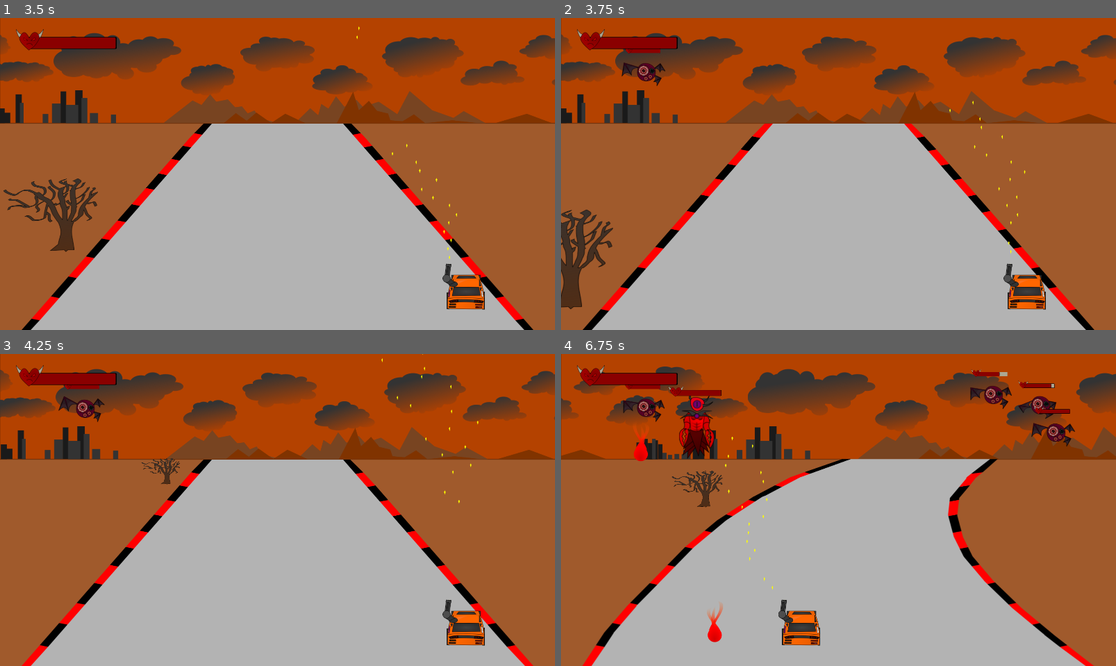
Above: before the commit, frames 1-4 (two rows, left to right).
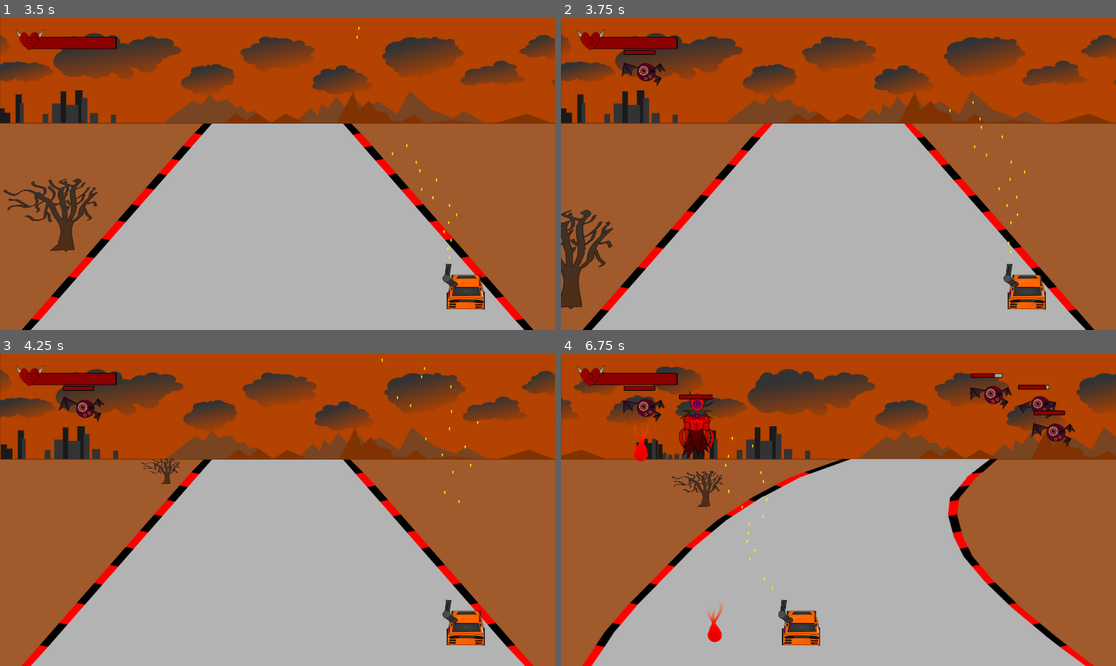
Above: after the commit, the same moments.

Repository: adambraude/LD47
Game: Godot game, scene res://test scene.tscn
Two runs of this game, one before a commit and one after it. Both use one fixed random seed, a clock stepped at 60 frames per second and the inputs below. The engine's default icon, where the game draws it, is replaced by a stand-in: a white triangle on a blue panel in a dark square.
Inputs:
- Up to frame 1 (3.5 s): click "Play" at 0.5 s; hold Right (ui_right) 1.28-2.03 s; hold Space (shoot) 1.28-2.03 s; hold Down (ui_down) 2.03-2.78 s; tap Space (shoot) at 2.1 s; hold Right (ui_right) from 2.78 s (still down); hold Space (shoot) from 2.78 s (still down)
- Up to frame 2 (3.75 s): release Right (ui_right) at 3.53 s; release Space (shoot) at 3.53 s; hold Up (ui_up) from 3.53 s (still down); tap Space (shoot) at 3.6 s
- Up to frame 3 (4.25 s): keep holding Up (ui_up)
- Up to frame 4 (6.75 s): release Up (ui_up) at 4.28 s; hold Space (shoot) 4.28-5.03 s; hold Left (ui_left) 4.28-5.78 s; tap Space (shoot) at 5.1, 6.6 s; hold Down (ui_down) 5.78-6.53 s; hold Space (shoot) 5.78-6.53 s; hold Right (ui_right) from 6.53 s (still down)

Frame 1 is identical in both runs. In frame 2, less than 0.1% of the frame differs, in the area x 11-18%, y 9-12%; in frame 3, less than 0.1%; in frame 4, 0.7%, in the area x 11-92%, y 4-20%.

Commit message:
Asset changes

Diff:
--- a/BatEnemy.tscn
+++ b/BatEnemy.tscn
@@ -40,7 +40,7 @@
 [ext_resource path="res://assets/Armature_felbat_flap_attack_17.png" type="Texture" id=38]
 [ext_resource path="res://assets/Armature_felbat_flap_attack_15.png" type="Texture" id=39]
 [ext_resource path="res://Fireball.tscn" type="PackedScene" id=40]
-[ext_resource path="res://HealthBar.tscn" type="PackedScene" id=41]
+[ext_resource path="res://EnemyHealthBar.tscn" type="PackedScene" id=41]
 [ext_resource path="res://Health.tscn" type="PackedScene" id=42]
 
 [sub_resource type="SpriteFrames" id=1]
@@ -115,13 +115,11 @@
 max_amount = 20
 
 [node name="ProgressBar" parent="." instance=ExtResource( 41 )]
-margin_left = -41.8871
-margin_top = -80.47
-margin_right = 263.113
-margin_bottom = -39.47
-rect_scale = Vector2( 0.360001, 0.360001 )
+margin_left = -57.5997
+margin_top = -74.8811
+margin_right = 50.4003
+margin_bottom = -59.8811
 [connection signal="area_shape_entered" from="." to="." method="_on_BatEnemy_area_shape_entered"]
 [connection signal="animation_finished" from="AnimatedSprite" to="." method="_on_AnimatedSprite_animation_finished"]
-[connection signal="changed" from="Health" to="ProgressBar" method="set_value"]
 [connection signal="depleted" from="Health" to="." method="_on_Health_depleted"]
 [connection signal="max_changed" from="Health" to="." method="set_max"]
--- a/CrabEnemy.tscn
+++ b/CrabEnemy.tscn
@@ -62,7 +62,7 @@
 [ext_resource path="res://assets/Crab_spell_38.png" type="Texture" id=60]
 [ext_resource path="res://CrabEnemy.gd" type="Script" id=61]
 [ext_resource path="res://Fireball.tscn" type="PackedScene" id=62]
-[ext_resource path="res://HealthBar.tscn" type="PackedScene" id=63]
+[ext_resource path="res://EnemyHealthBar.tscn" type="PackedScene" id=63]
 [ext_resource path="res://Health.tscn" type="PackedScene" id=64]
 
 [sub_resource type="SpriteFrames" id=1]
@@ -105,13 +105,6 @@
 [node name="Attack Cool Down" type="Timer" parent="."]
 wait_time = 2.5
 
-[node name="Healthbar" parent="." instance=ExtResource( 63 )]
-margin_left = -137.409
-margin_top = -212.57
-margin_right = 149.591
-margin_bottom = -173.57
-rect_scale = Vector2( 0.558608, 0.5117 )
-
 [node name="Fireball" parent="." instance=ExtResource( 62 )]
 
 [node name="Fireball Spawn Location" type="Position2D" parent="."]
@@ -119,8 +112,13 @@
 
 [node name="Health" parent="." instance=ExtResource( 64 )]
 max_amount = 100
+
+[node name="Healthbar" parent="." instance=ExtResource( 63 )]
+margin_left = -123.118
+margin_top = -196.929
+margin_right = -7.11774
+margin_bottom = -180.929
 [connection signal="area_shape_entered" from="." to="." method="_on_CrabEnemy_area_shape_entered"]
 [connection signal="animation_finished" from="AnimatedSprite" to="." method="_on_AnimatedSprite_animation_finished"]
-[connection signal="changed" from="Healthbar" to="Fireball" method="set_value"]
 [connection signal="changed" from="Health" to="Healthbar" method="set_value"]
 [connection signal="max_changed" from="Health" to="Healthbar" method="set_max"]
--- /dev/null
+++ b/EnemyHealthBar.tscn
@@ -0,0 +1,36 @@
+[gd_scene load_steps=3 format=2]
+
+[sub_resource type="StyleBoxFlat" id=1]
+bg_color = Color( 0.541176, 0, 0, 1 )
+border_width_left = 2
+border_width_top = 2
+border_width_right = 2
+border_width_bottom = 2
+border_color = Color( 0, 0, 0, 1 )
+corner_radius_top_left = 5
+corner_radius_top_right = 5
+corner_radius_bottom_right = 5
+corner_radius_bottom_left = 5
+
+[sub_resource type="StyleBoxFlat" id=2]
+bg_color = Color( 0.67451, 0.654902, 0.576471, 1 )
+border_width_left = 2
+border_width_top = 2
+border_width_right = 2
+border_width_bottom = 2
+border_color = Color( 0, 0, 0, 1 )
+corner_radius_top_left = 2
+corner_radius_top_right = 2
+corner_radius_bottom_right = 2
+corner_radius_bottom_left = 2
+
+[node name="ProgressBar" type="ProgressBar"]
+margin_left = -1.89093
+margin_right = 303.109
+margin_bottom = 41.0
+custom_styles/fg = SubResource( 1 )
+custom_styles/bg = SubResource( 2 )
+percent_visible = false
+__meta__ = {
+"_edit_use_anchors_": false
+}
